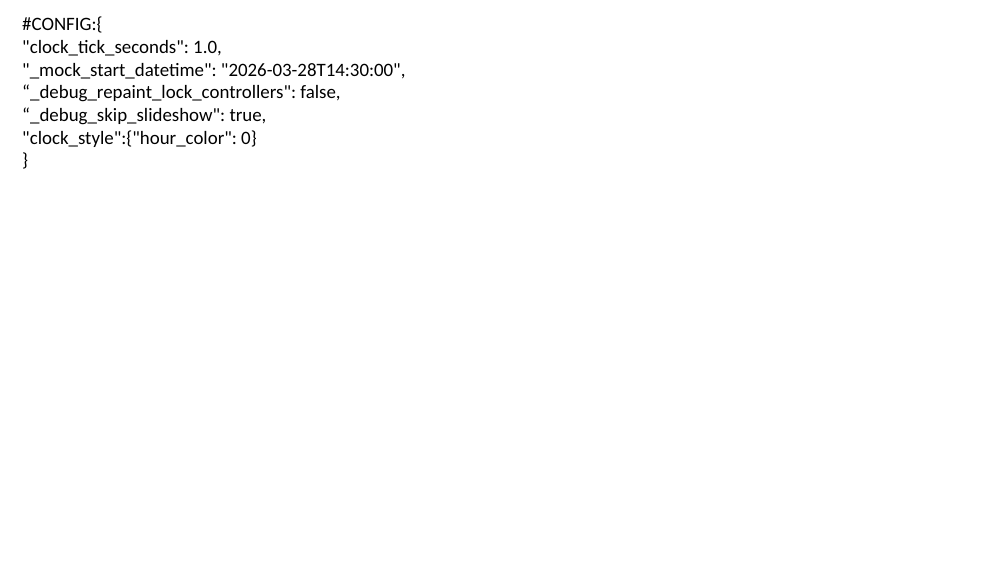
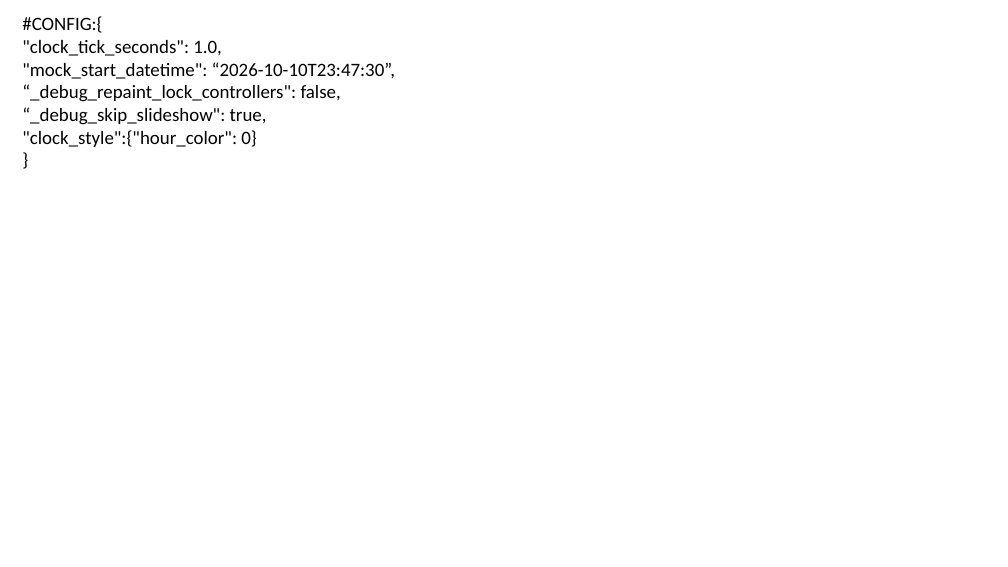
Before and after one commit to diaphone0/shul-luah, a slide deck: slide 1 of luah.pptx. Drawn at 1008x567 pixels with LibreOffice and Linux fonts; fonts in the diff are those of the drawing. Boxes give left, top, right and bottom in pixels: in the first picture for what was removed or moved away, otherwise in the second. Text is boxed around its words. In the diff, an @@ line names an element or a change of style, - is before the commit and + after.

Commit message:
presentation: fix tagged text shapes not visibly repainting in live slideshow
Adds a position-based 'nudge' (move shape by 1/100mm and back) to force LibreOffice's live slideshow to repaint a tagged text shape after its content changes - fixes #DICLOCK appearing frozen on slides with no analog clock (which previously got an incidental repaint for free from the clock hands' own per-second writes).

- New debug_repaint_nudge_text_shapes config flag (enabled in config.json)
- New debug_log_content_refresh diagnostic flag (disabled by default) used to confirm root cause
- Aligned debug_repaint_nudge_shape (clock hands) to the same position-based nudge mechanism, replacing an earlier Visible-toggle approach that was found to risk a text shape vanishing from the live slideshow

Includes updated config.json/luah.pptx and new tests (173/173 passing).

```diff
--- a/luah.pptx
+++ b/luah.pptx
@@ text at [22,62,395,79]: text changed @@
-"_mock_start_datetime": "2026-03-28T14:30:00",
+"mock_start_datetime": “2026-10-10T23:47:30”,
```
Also in this commit, not shown: 7 other files.
